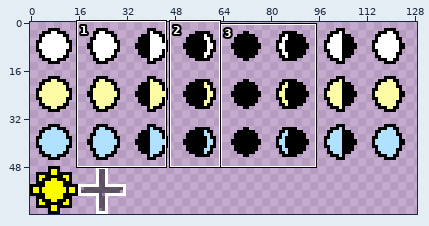
One commit to this sprite sheet: worlds/haxima-1.002/moons.png. Above, an overview of the earlier version with the close-up marked.
Close-up. Before the edit:
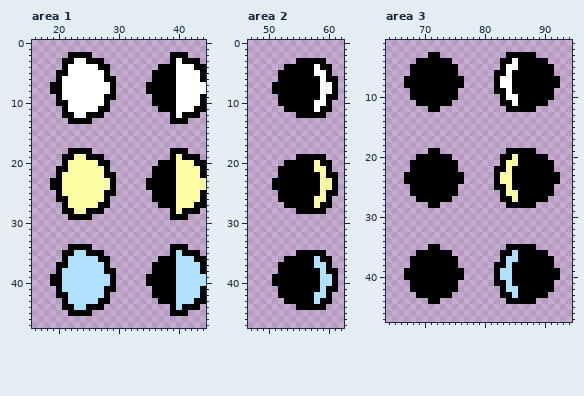
The file is 171x64 pixels. Shown: area 1: x 16..44, y 0..47; area 2: x 47..62, y 0..47; area 3: x 64..94, y 1..47. The wide view leaves out empty margins. The commit also changed other parts of the picture, which this record leaves out.
And afterwards:
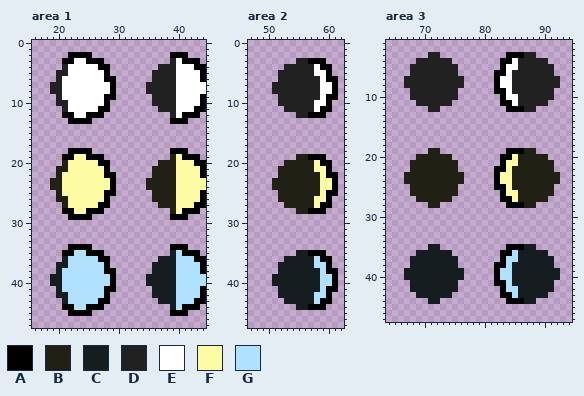
Palette (. is transparent): A #000000  B #202015  C #161d21  D #212121  E #ffffff  F #fcfca4  G #b0e2ff
From old to new:
Changed rows in their new state; - is an unchanged pixel.
Area 1:
first column x 19:
 3 --------------------D
 4 --D---------------DDD
 5 -DD--------------DDDD
 6 -D---------------DDDD
 7 DD--------------DDDDD
 8 DD--------------DDDDD
 9 -D---------------DDDD
10 -DD--------------DDDD
11 --D---------------DDD
12 --------------------D
first column x 19:
19 --------------------B
20 --B---------------BBB
21 -BB--------------BBBB
22 -B---------------BBBB
23 BB--------------BBBBB
24 BB--------------BBBBB
25 -B---------------BBBB
26 -BB--------------BBBB
27 --B---------------BBB
28 --------------------B
first column x 19:
35 --------------------C
36 --C---------------CCC
37 -CC--------------CCCC
38 -C---------------CCCC
39 CC--------------CCCCC
40 CC--------------CCCCC
41 -C---------------CCCC
42 -CC--------------CCCC
43 --C---------------CCC
44 --------------------C
Area 2:
first column x 51:
 3 ----DD--
 4 --DDDDD-
 5 -DDDDDD-
 6 -DDDDDDD
 7 DDDDDDDD
 8 DDDDDDDD
 9 -DDDDDDD
10 -DDDDDD-
11 --DDDDD-
12 ----DD--
first column x 51:
19 ----BB--
20 --BBBBB-
21 -BBBBBB-
22 -BBBBBBB
23 BBBBBBBB
24 BBBBBBBB
25 -BBBBBBB
26 -BBBBBB-
27 --BBBBB-
28 ----BB--
first column x 51:
35 ----CC--
36 --CCCCC-
37 -CCCCCC-
38 -CCCCCCC
39 CCCCCCCC
40 CCCCCCCC
41 -CCCCCCC
42 -CCCCCC-
43 --CCCCC-
44 ----CC--
Area 3:
first column x 67:
 3 ----DD--------------DD----
 4 --DDDDDD-----------DDDDD--
 5 -DDDDDDDD----------DDDDDD-
 6 -DDDDDDDD---------DDDDDDD-
 7 DDDDDDDDDD--------DDDDDDDD
 8 DDDDDDDDDD--------DDDDDDDD
 9 -DDDDDDDD---------DDDDDDD-
10 -DDDDDDDD----------DDDDDD-
11 --DDDDDD-----------DDDDD--
12 ----DD--------------DD----
first column x 67:
19 ----BB--------------BB----
20 --BBBBBB-----------BBBBB--
21 -BBBBBBBB----------BBBBBB-
22 -BBBBBBBB---------BBBBBBB-
23 BBBBBBBBBB--------BBBBBBBB
24 BBBBBBBBBB--------BBBBBBBB
25 -BBBBBBBB---------BBBBBBB-
26 -BBBBBBBB----------BBBBBB-
27 --BBBBBB-----------BBBBB--
28 ----BB--------------BB----
first column x 67:
35 ----CC--------------CC----
36 --CCCCCC-----------CCCCC--
37 -CCCCCCCC----------CCCCCC-
38 -CCCCCCCC---------CCCCCCC-
39 CCCCCCCCCC--------CCCCCCCC
40 CCCCCCCCCC--------CCCCCCCC
41 -CCCCCCCC---------CCCCCCC-
42 -CCCCCCCC----------CCCCCC-
43 --CCCCCC-----------CCCCC--
44 ----CC--------------CC----
